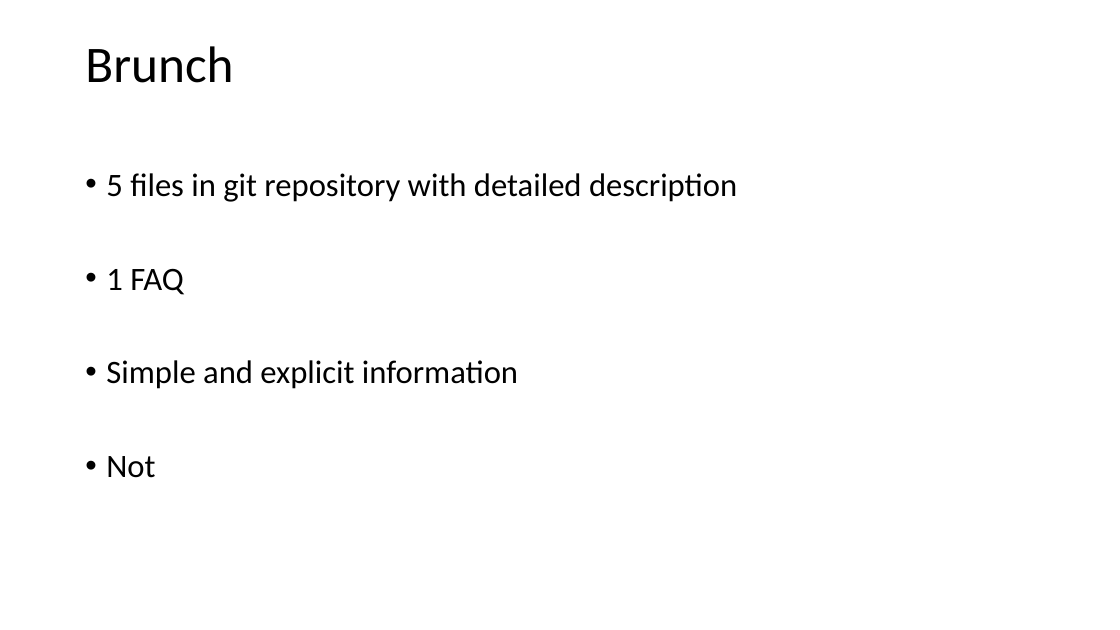
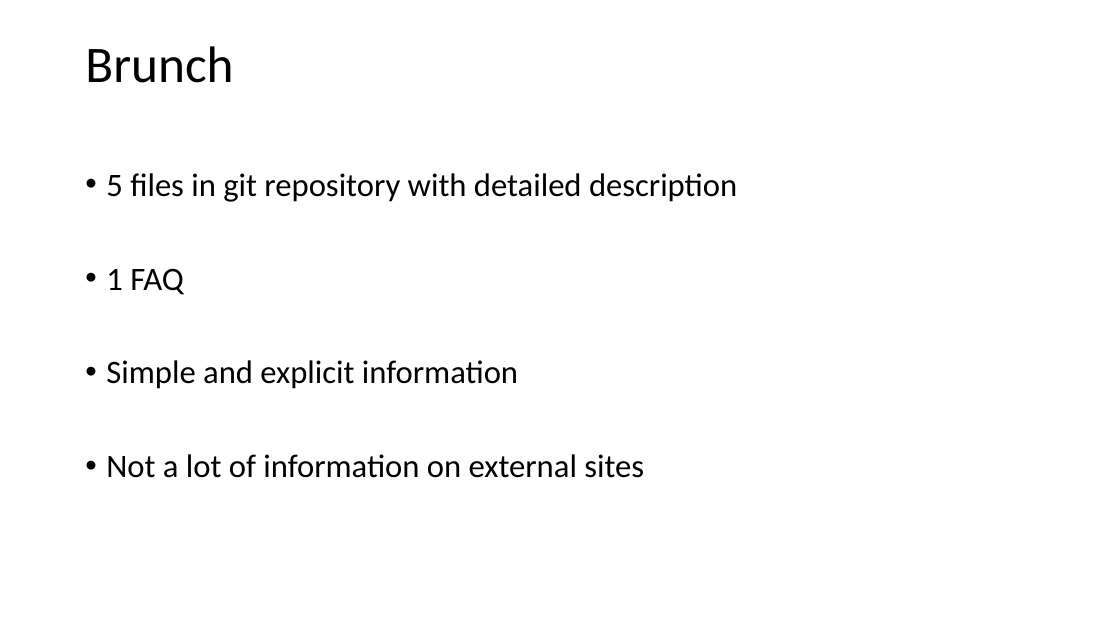
Before and after one commit to vba/presentations, a slide deck: slide 19 of build.js/build.js.pptx. Drawn at 1120x630 pixels with LibreOffice and Linux fonts; fonts in the diff are those of the drawing. Boxes give left, top, right and bottom in pixels: in the first picture for what was removed or moved away, otherwise in the second. Text is boxed around its words. In the diff, an @@ line names an element or a change of style, - is before the commit and + after.

```diff
--- a/build.js/build.js.pptx
+++ b/build.js/build.js.pptx
@@ text at (x1=106, y1=454, x2=644, y2=478): text changed @@
-• Not
+• Not a lot of information on external sites
```
Also in this commit, not shown: 1 other slide changed, 8 slides added, 11 other files.
